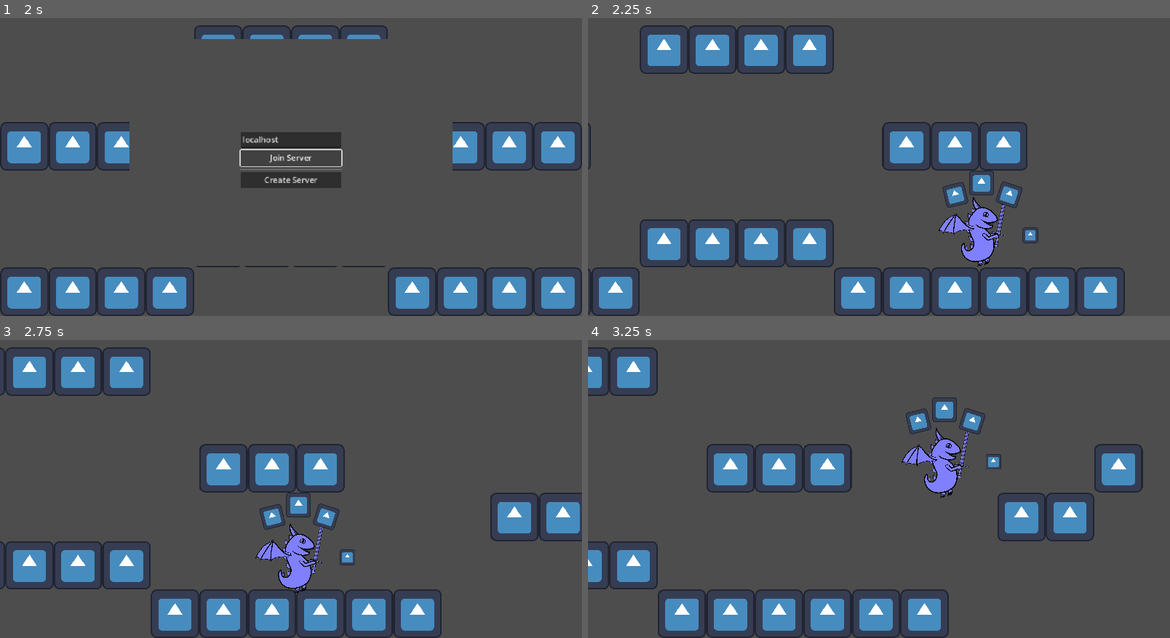
Above: before the commit, frames 1-4 (two rows, left to right).
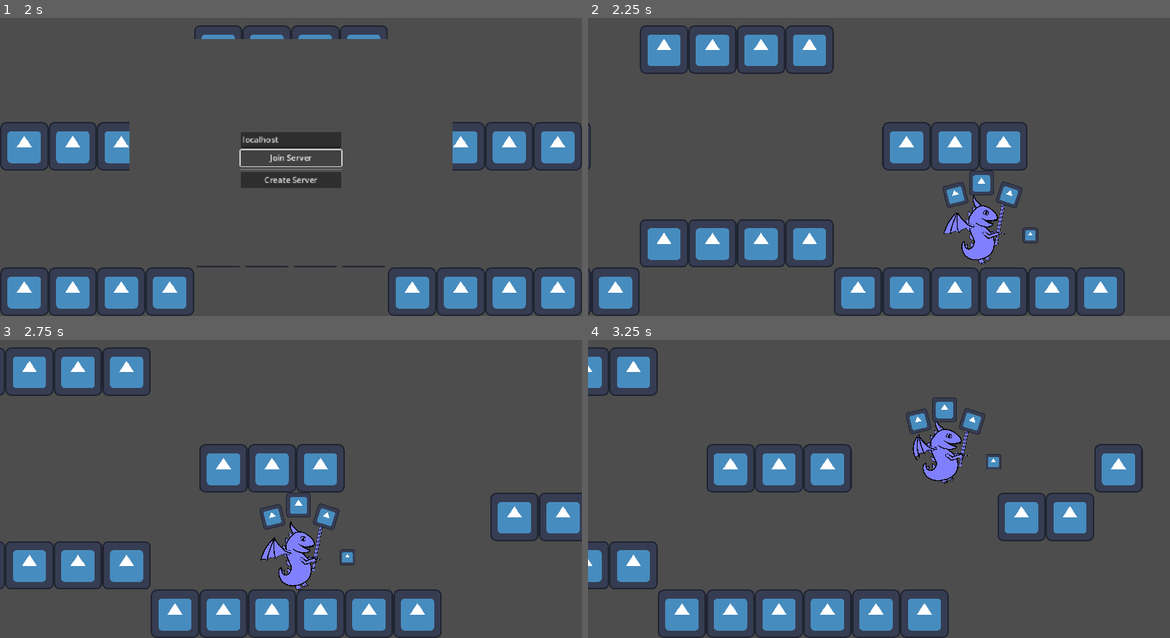
Above: after the commit, the same moments.

Repository: janekx21/lizard-world
Game: Godot game, scene res://game/game.tscn
Same seed, same stepped clock (60 frames per second), same inputs: the game is played once before the commit and once after it. The engine's default icon, where the game draws it, is replaced by a stand-in: a white triangle on a blue panel in a dark square.
Inputs:
- Up to frame 1 (2 s): tap Enter at 0.5 s; hold Right (move_right) 0.53-1.25 s; tap S (attack) at 0.6 s; tap A (jump) at 0.77 s; click "Join Server" at 1.25 s
- Up to frame 2 (2.25 s): click "Create Server" at 2 s
- Up to frame 3 (2.75 s): no input
- Up to frame 4 (3.25 s): hold Right (move_right) from 2.78 s (still down); tap S (attack) at 2.85 s; tap A (jump) at 3.02 s

Frame 1 is identical in both runs. In frame 2, 0.5% of the frame differs, in the area x 60-72%, y 59-84%; in frame 3, 0.6%; in frame 4, 1.1%, in the area x 53-66%, y 27-53%.

Commit message:
animations

Diff:
--- a/game/game.tscn
+++ b/game/game.tscn
@@ -75,6 +75,7 @@
 position = Vector2(0, -1030)
 
 [node name="TileMap" type="TileMap" parent="."]
+z_index = 1
 tile_set = SubResource("TileSet_ep752")
 format = 2
 layer_0/tile_data = PackedInt32Array(-6, 0, 0, -5, 0, 0, -4, 0, 0, -3, 0, 0, -65534, 0, 0, -65533, 0, 0, -65532, 0, 0,  …(359 unchanged characters)…
--- a/player/player.gd
+++ b/player/player.gd
@@ -10,6 +10,7 @@
 
 var max_hp = 3
 @export var hp: int
+@onready var sprite = $Shape/SpriteMod/Sprite2D
 
 func get_id():
 	return str(name).to_int()
@@ -22,11 +23,15 @@
 	if is_multiplayer_authority():
 		spawn()
 
-func _process(_delta):
-	$Shape/Sprite2D.modulate = team.lightened(.5)
+func _process(delta):
+	sprite.modulate = team.lightened(.5)
 	for child in $Health.get_children():
 		if child is Sprite2D && child.name.is_valid_int():
 			child.visible = child.name.to_int() <= hp
+
+	var vel = abs(velocity/SPEED).clamp(-Vector2.ONE, Vector2.ONE)
+	vel = (Vector2.ONE + vel * 0.2).normalized() * 1.41
+	$Shape/SpriteMod.scale = $Shape/SpriteMod.scale.move_toward(vel, delta)
 
 func spawn():
 	hp = 3
@@ -52,6 +57,7 @@
 		if $AttackCooldown.is_stopped():
 			attack.rpc_id(1, $Shape/HurtboxPoint.global_position, multiplayer.get_unique_id())
 			$AttackCooldown.start(0.2)
+			$AnimationPlayer.play("attack")
 
 	if dir:
 		$Shape.scale = Vector2.RIGHT * (1 if dir > 0 else -1) + Vector2.DOWN
--- a/player/player.tres
+++ b/player/player.tres
@@ -1,11 +1,31 @@
-[gd_resource type="SpriteFrames" load_steps=4 format=3 uid="uid://bs28dcxiogu0o"]
+[gd_resource type="SpriteFrames" load_steps=7 format=3 uid="uid://bs28dcxiogu0o"]
 
 [ext_resource type="Texture2D" uid="uid://c66wwrq56e1kx" path="res://textures/player/WalkFight1.png" id="1_paqxl"]
+[ext_resource type="Texture2D" uid="uid://pcunsy03nrkg" path="res://textures/player/Fight2.png" id="2_jnoph"]
 [ext_resource type="Texture2D" uid="uid://d2wf25yca17uj" path="res://textures/player/Walk2.png" id="2_pailq"]
 [ext_resource type="Texture2D" uid="uid://cq32yi77ytor1" path="res://textures/player/Walk3.png" id="3_ahe2t"]
+[ext_resource type="Texture2D" uid="uid://c4puy06qex643" path="res://textures/player/Fight3.png" id="3_joxh0"]
+[ext_resource type="Texture2D" uid="uid://q7uou57f30k" path="res://textures/player/Fight4.png" id="4_2er8d"]
 
 [resource]
 animations = [{
+"frames": [{
+"duration": 1.0,
+"texture": ExtResource("1_paqxl")
+}, {
+"duration": 1.0,
+"texture": ExtResource("2_jnoph")
+}, {
+"duration": 1.0,
+"texture": ExtResource("3_joxh0")
+}, {
+"duration": 1.0,
+"texture": ExtResource("4_2er8d")
+}],
+"loop": true,
+"name": &"swing",
+"speed": 12.0
+}, {
 "frames": [{
 "duration": 1.0,
 "texture": ExtResource("1_paqxl")
--- a/player/player.tscn
+++ b/player/player.tscn
@@ -35,17 +35,46 @@
 tracks/0/type = "bezier"
 tracks/0/imported = false
 tracks/0/enabled = true
-tracks/0/path = NodePath("Sprite2D:position:y")
+tracks/0/path = NodePath("SpriteMod/Sprite2D:position:y")
 tracks/0/interp = 1
 tracks/0/loop_wrap = true
 tracks/0/keys = {
 "handle_modes": PackedInt32Array(0, 0, 0),
-"points": PackedFloat32Array(19, -0.25, 0, 0.0489537, -45.5, -22.5, -0.0251297, 1, 0.0249315, -2, 26.5, -0.0500379, -38, 0.05, 1),
-"times": PackedFloat32Array(0, 0.100122, 0.2)
+"points": PackedFloat32Array(20, -0.25, 0, 0.0363216, -27.1391, -11, -0.02, 0, 0.02, 0, 20, -0.0353888, -26.1675, 0.05, 1),
+"times": PackedFloat32Array(0, 0.102128, 0.2)
+}
+tracks/1/type = "value"
+tracks/1/imported = false
+tracks/1/enabled = true
+tracks/1/path = NodePath("SpriteMod/Sprite2D:animation")
+tracks/1/interp = 1
+tracks/1/loop_wrap = true
+tracks/1/keys = {
+"times": PackedFloat32Array(0.00022151),
+"transitions": PackedFloat32Array(1),
+"update": 1,
+"values": [&"walk"]
+}
+
+[sub_resource type="Animation" id="Animation_2s83s"]
+resource_name = "attack"
+length = 0.3
+tracks/0/type = "value"
+tracks/0/imported = false
+tracks/0/enabled = true
+tracks/0/path = NodePath("SpriteMod/Sprite2D:animation")
+tracks/0/interp = 1
+tracks/0/loop_wrap = true
+tracks/0/keys = {
+"times": PackedFloat32Array(0, 0.3),
+"transitions": PackedFloat32Array(1, 1),
+"update": 1,
+"values": [&"swing", &"walk"]
 }
 
 [sub_resource type="AnimationLibrary" id="AnimationLibrary_qcapg"]
 _data = {
+"attack": SubResource("Animation_2s83s"),
 "hover": SubResource("Animation_0k6gl")
 }
 
@@ -55,14 +84,14 @@
 [node name="Shape" type="CollisionShape2D" parent="."]
 shape = SubResource("CapsuleShape2D_cyigu")
 
-[node name="Sprite2D" type="AnimatedSprite2D" parent="Shape"]
-position = Vector2(7, 26.5)
+[node name="SpriteMod" type="Node2D" parent="Shape"]
+
+[node name="Sprite2D" type="AnimatedSprite2D" parent="Shape/SpriteMod"]
+position = Vector2(7, 19)
 scale = Vector2(0.170087, 0.170087)
 sprite_frames = ExtResource("4_4owvf")
 animation = &"walk"
 autoplay = "walk"
-frame = 1
-frame_progress = 0.215692
 flip_h = true
 
 [node name="Hitbox" type="Area2D" parent="Shape"]
Not shown: 1 places in player/player.tscn that only renumber resources
Not shown, added: textures/environment/background.png.import
Not shown, added: textures/environment/black_smoke/blackSmoke00.png.import
Not shown, added: textures/environment/black_smoke/blackSmoke01.png.import
Not shown, added: textures/environment/black_smoke/blackSmoke02.png.import
Not shown, added: textures/environment/black_smoke/blackSmoke03.png.import
Not shown, added: textures/environment/black_smoke/blackSmoke04.png.import
Not shown, added: textures/environment/black_smoke/blackSmoke05.png.import
Not shown, added: textures/environment/black_smoke/blackSmoke06.png.import
Not shown, added: textures/environment/black_smoke/blackSmoke07.png.import
Not shown, added: textures/environment/black_smoke/blackSmoke08.png.import
Not shown, added: textures/environment/black_smoke/blackSmoke09.png.import
(and 28 more such lines)
